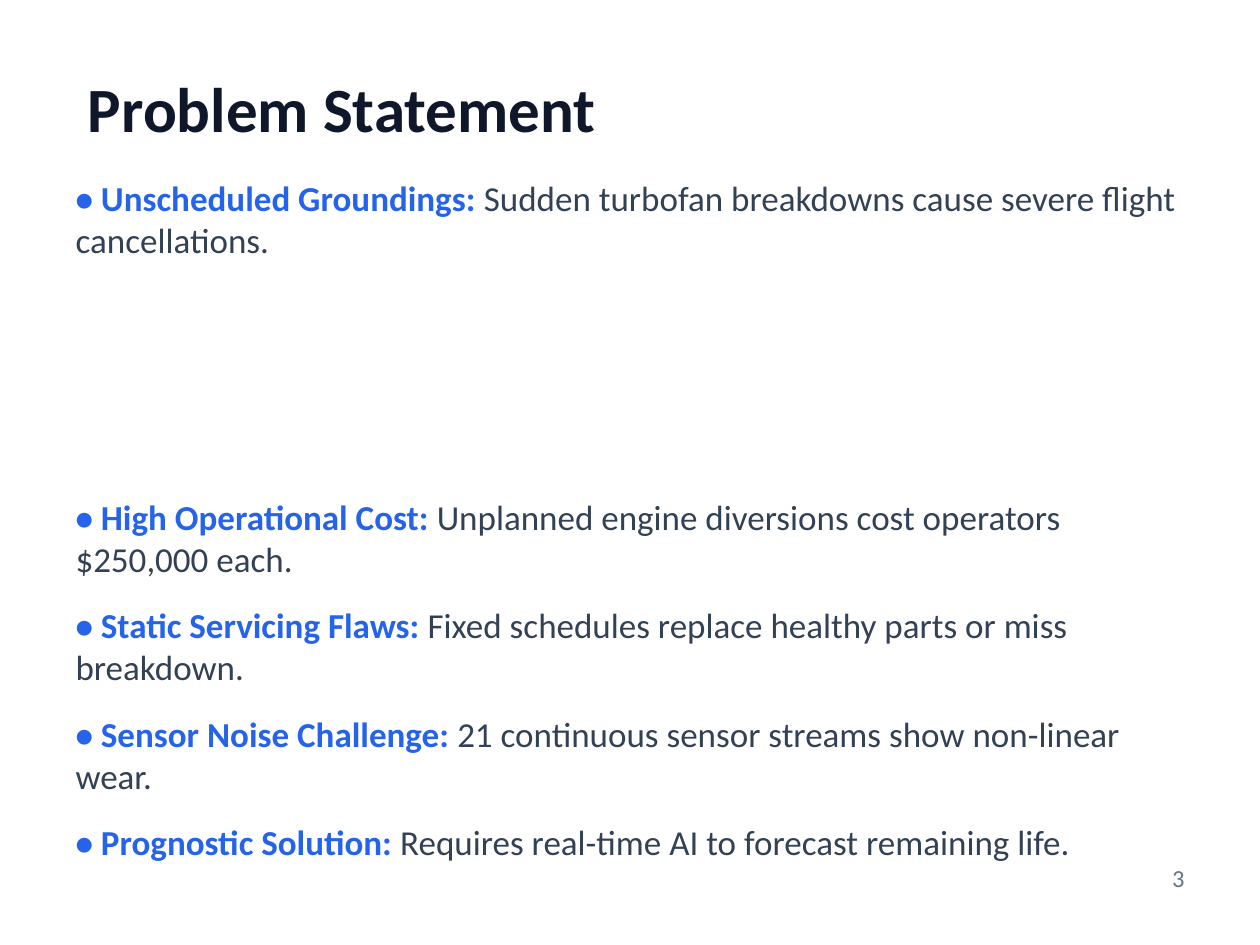
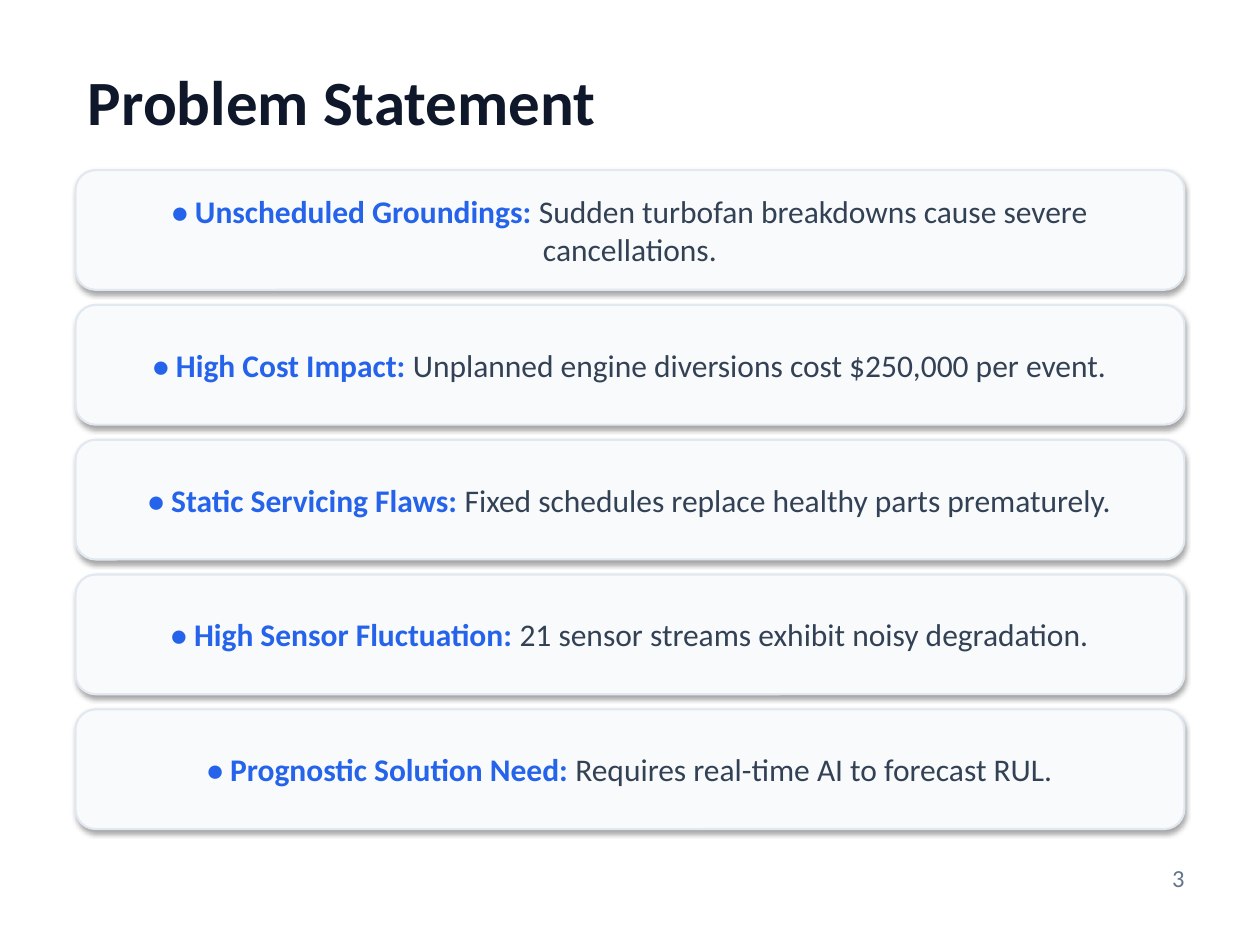
Before and after one commit to PiyushTiwari2051/Predictive-Master, a slide deck: slide 3 of Internship Presentation PPTs Template Final.pptx. Drawn at 1260x945 pixels with LibreOffice and Linux fonts; fonts in the diff are those of the drawing. Boxes give left, top, right and bottom in pixels: in the first picture for what was removed or moved away, otherwise in the second. Text is boxed around its words. In the diff, an @@ line names an element or a change of style, - is before the commit and + after.

```diff
--- a/Internship Presentation PPTs Template Final.pptx
+++ b/Internship Presentation PPTs Template Final.pptx
@@ text "Problem Statement": place and size @@
-text "Problem Statement" at [88, 87, 595, 133]
+text "Problem Statement" at [88, 80, 595, 126]
@@ rounded rectangle "• Unscheduled Groundings: Sudden turbofan ...": place and size @@
-rounded rectangle "• Unscheduled Groundings: Sudden turbofan ..." at [76, 186, 1175, 861]
+rounded rectangle "• Unscheduled Groundings: Sudden turbofan ..." at [76, 170, 1184, 290]
@@ rounded rectangle "• Unscheduled Groundings: Sudden turbofan ..." at [76, 170, 1184, 290]: vertical alignment top to middle; fill none to #F8FAFC; outline none to #E2E8F0 1.2 pt; shadow on @@
@@ text in rounded rectangle at [195, 201, 1088, 262]: text changed; size 20 to 18 pt @@
-• Unscheduled Groundings: Sudden turbofan breakdowns cause severe flight cancellations.
-• High Operational Cost: Unplanned engine diversions cost operators $250,000 each.
-• Static Servicing Flaws: Fixed schedules replace healthy parts or miss breakdown.
-• Sensor Noise Challenge: 21 continuous sensor streams show non-linear wear.
-• Prognostic Solution: Requires real-time AI to forecast remaining life.
+• Unscheduled Groundings: Sudden turbofan breakdowns cause severe cancellations.
@@ rounded rectangle added at [76, 305, 1184, 425], fill #F8FAFC, outline #E2E8F0 1.2 pt, 18 pt, text #334155 @@
+• High Cost Impact: Unplanned engine diversions cost $250,000 per event.
@@ rounded rectangle added at [76, 440, 1184, 559], fill #F8FAFC, outline #E2E8F0 1.2 pt, 18 pt, text #334155 @@
+• Static Servicing Flaws: Fixed schedules replace healthy parts prematurely.
@@ rounded rectangle added at [76, 575, 1184, 694], fill #F8FAFC, outline #E2E8F0 1.2 pt, 18 pt, text #334155 @@
+• High Sensor Fluctuation: 21 sensor streams exhibit noisy degradation.
@@ rounded rectangle added at [76, 709, 1184, 829], fill #F8FAFC, outline #E2E8F0 1.2 pt, 18 pt, text #334155 @@
+• Prognostic Solution Need: Requires real-time AI to forecast RUL.
```
Also in this commit, not shown: 14 other slides changed, 1 other file.
